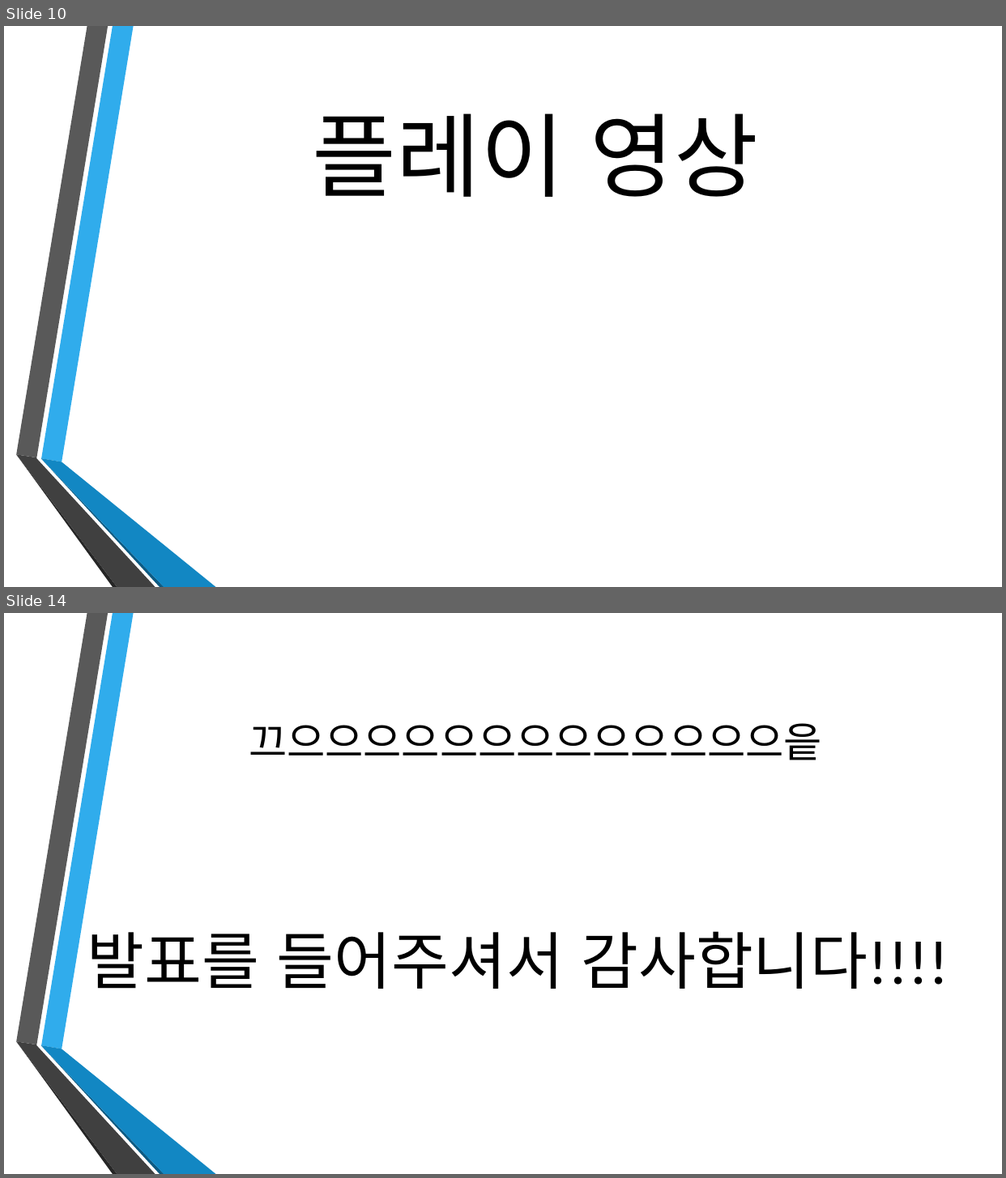
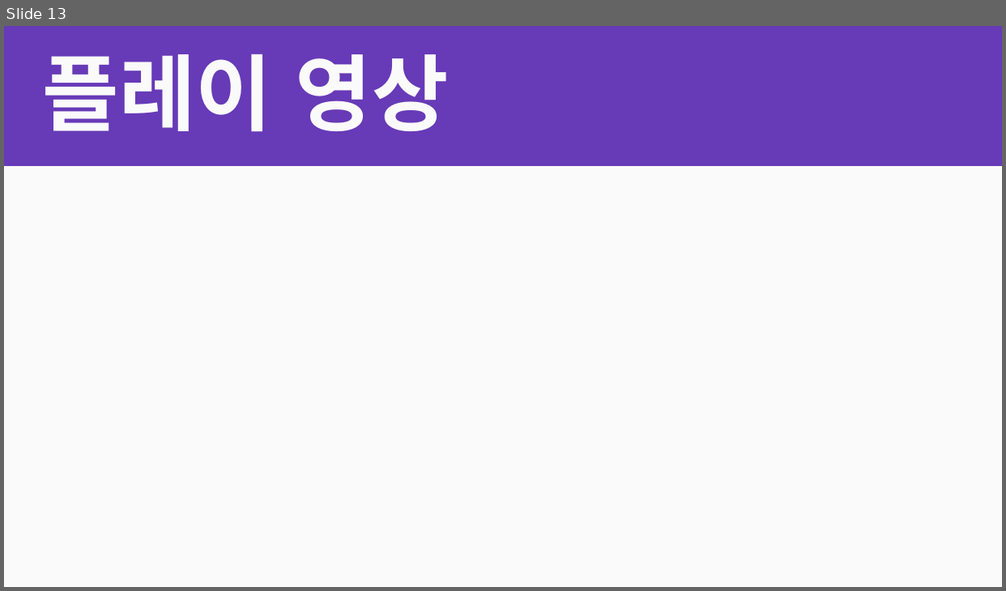
Before and after one commit to EQwon/RoadOfBusiness, a slide deck: 1조 ppt 발표.pptx. Shown one above the other, each under a label of ours: slides 10 and 14 before the commit, slide 13 after it; the slides between them are not shown. The pictures are 1006x1178 and 1006x591 pixels, drawn with LibreOffice and Linux fonts; fonts in the diff are those of the drawing; background and template pictures are left out. Boxes give left, top, right and bottom in pixels: in the first picture for what was removed or moved away, otherwise in the second. Text is boxed around its words. In the diff, an @@ line names an element or a change of style, - is before the commit and + after.

```diff
--- a/1조 ppt 발표.pptx
+++ b/1조 ppt 발표.pptx
@@ slide 14 removed at box(4, 613, 1002, 1174), background picture (left out); not listed: 6 template elements that a slide beside it also shows @@
@@ title removed at box(249, 723, 822, 760) @@
-끄으으으으으으으으으으으으으읕
@@ text removed at box(87, 931, 948, 989) @@
-발표를 들어주셔서 감사합니다!!!!
@@ what was slide 10 is now slide 13 @@
@@ slide 13 changed as well @@
@@ background picture (left out) to gradient #673AB7 to #FAFAFA @@
@@ text "플레이 영상": place and size @@
-text "플레이 영상" at box(313, 113, 759, 197)
+text "플레이 영상" at box(43, 54, 449, 132)
@@ text "플레이 영상" at box(43, 54, 449, 132): size 88 to 80 pt, font Calibri to Noto Sans CJK KR, text colour #000000 to #FAFAFA, bold on; alignment centre to left; line spacing 1 to 0.9 @@
@@ group removed at box(16, 26, 216, 587): 6 freeform shapes @@
```
Also in this commit, not shown: 8 other slides changed, 7 slides added, 4 other slides removed, 4 other files.
